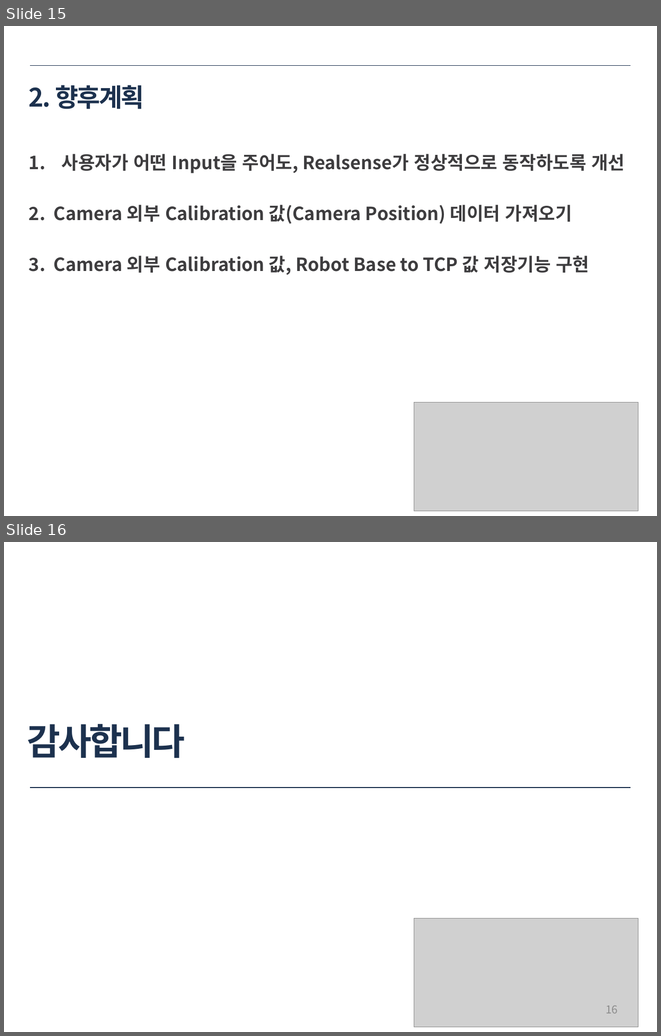
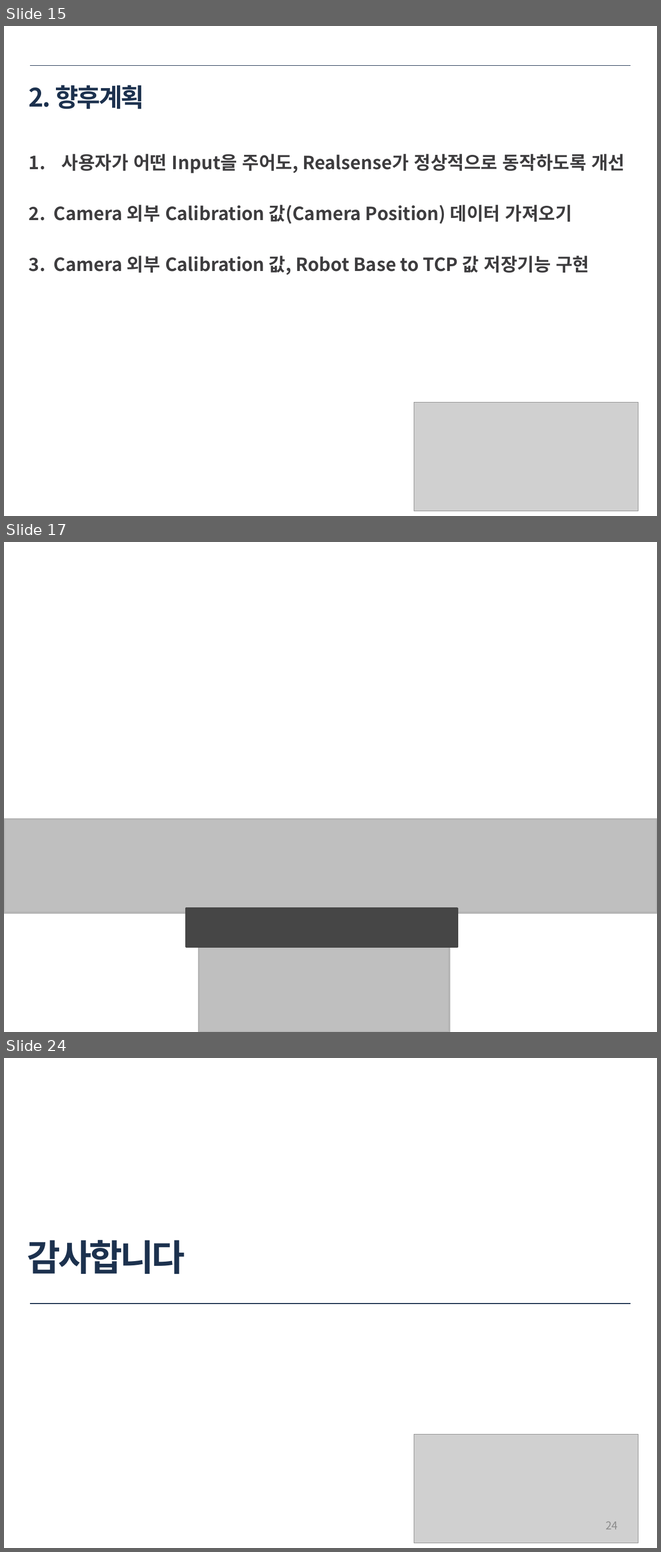
Before and after one commit to ssh6189/2021.06.24, a slide deck: 2021년 6월 24일 용접자동화로봇.pptx. Shown one above the other, each under a label of ours: slides 15 and 16 before the commit, slides 15, 17 and 24 after it; the slides between them are not shown. The pictures are 661x1036 and 661x1552 pixels, drawn with LibreOffice and Linux fonts; fonts in the diff are those of the drawing; grey boxes stand for pictures. Boxes give left, top, right and bottom in pixels: in the first picture for what was removed or moved away, otherwise in the second. Text is boxed around its words. In the diff, an @@ line names an element or a change of style, - is before the commit and + after.

```diff
--- a/2021년 6월 24일 용접자동화로봇.pptx
+++ b/2021년 6월 24일 용접자동화로봇.pptx
@@ slide 17 added at (4, 542, 657, 1032), background #FFFFFF @@
@@ rectangle added at (4, 819, 656, 912), fill #BFBFBF, outline #B5B5B5 2 pt @@
@@ rectangle added at (186, 908, 457, 947), fill #464646, outline #464646 2 pt @@
@@ rectangle added at (199, 908, 449, 1032), fill #BFBFBF, outline #B5B5B5 2 pt @@
@@ what was slide 16 is now slide 24 @@
@@ page number at (606, 1521, 618, 1529): text changed @@
-16
+24
```
Also in this commit, not shown: 7 other slides added.
